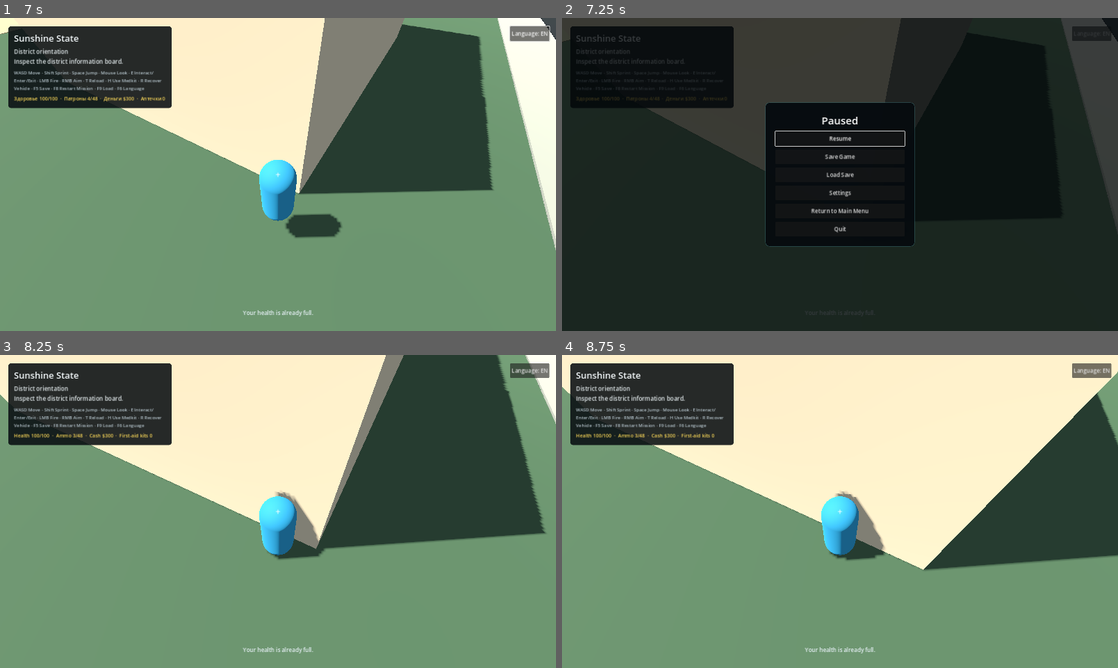
Above: before the commit, frames 1-4 (two rows, left to right).
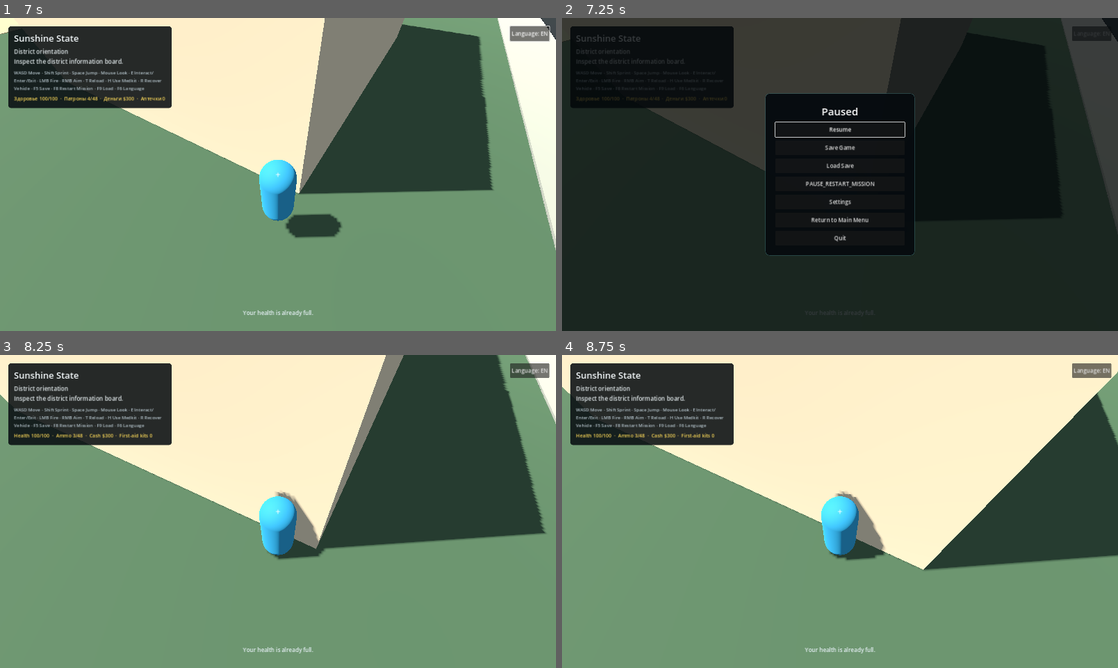
Above: after the commit, the same moments.

Repository: KenlikDev/sunshine-state
Game: Godot game, scene res://scenes/ui/main_menu.tscn
Same seed, same stepped clock (60 frames per second), same inputs: the game is played once before the commit and once after it.
Inputs (mouse positions are in pixels of both pictures, inside the frame that each line leads up to):
- Up to frame 1 (7 s): click "New Game" at 0.5 s; click "Language: EN" at 1.25 s; click "Язык: RU" at 2 s; move the mouse to (305, 174) at 2.77 s; hold Right mouse button (aim_weapon) 2.78-3.53 s; hold W (move_forward) from 2.78 s (still down); click (305, 174) at 2.92 s; move the mouse to (250, 174) at 3.52 s; click (250, 174) at 3.6 s; move the mouse to (289, 168) at 4.27 s; tap E (interact) at 4.35 s; click (289, 168) at 4.42 s; move the mouse to (272, 180) at 5.02 s; tap Shift (sprint) at 5.1 s; click (272, 180) at 5.17 s; move the mouse to (316, 177) at 5.77 s; hold F6 (toggle_language) 5.78-6.53 s; click (316, 177) at 5.92 s; tap F8 (restart_mission) at 6.4 s; move the mouse to (233, 171) at 6.52 s; tap H (use_first_aid_kit) at 6.6 s; click (233, 171) at 6.67 s; tap Space (jump) at 6.77 s
- Up to frame 2 (7.25 s): keep holding W (move_forward); tap Escape (ui_cancel) at 7.15 s
- Up to frame 3 (8.25 s): release W (move_forward) at 7.25 s; click "Resume" at 7.25 s; move the mouse to (283, 511) at 8.02 s; hold W (move_forward) from 8.03 s (still down); tap R (vehicle_recover) at 8.1 s; click (283, 511) at 8.17 s
- Up to frame 4 (8.75 s): keep holding W (move_forward)

Frame 1 is identical in both runs. In frame 2, 2.8% of the frame differs, in the area x 36-64%, y 24-76%; in frame 3, less than 0.1%; in frame 4, less than 0.1%.

Commit message:
feat: add a pause-menu action to restart the current mission

Diff:
--- a/scripts/ui/pause_menu.gd
+++ b/scripts/ui/pause_menu.gd
@@ -11,6 +11,7 @@
 var _resume_button: Button
 var _save_button: Button
 var _load_button: Button
+var _restart_mission_button: Button
 var _settings_button: Button
 var _main_menu_button: Button
 var _quit_button: Button
@@ -104,10 +105,11 @@
 	_resume_button = _make_button("ResumeButton", Callable(self, "resume_game"))
 	_save_button = _make_button("SaveButton", Callable(self, "_save_game"))
 	_load_button = _make_button("LoadButton", Callable(self, "_load_game"))
+	_restart_mission_button = _make_button("RestartMissionButton", Callable(self, "_restart_mission"))
 	_settings_button = _make_button("SettingsButton", Callable(self, "_toggle_settings"))
 	_main_menu_button = _make_button("MainMenuButton", Callable(self, "_return_to_menu"))
 	_quit_button = _make_button("QuitButton", Callable(self, "_quit_game"))
-	for button: Button in [_resume_button, _save_button, _load_button, _settings_button, _main_menu_button, _quit_button]:
+	for button: Button in [_resume_button, _save_button, _load_button, _restart_mission_button, _settings_button, _main_menu_button, _quit_button]:
 		stack.add_child(button)
 
 	_settings_center = CenterContainer.new()
@@ -259,6 +261,10 @@
 	_resume_button.text = Localization.translate_key("PAUSE_RESUME")
 	_save_button.text = Localization.translate_key("PAUSE_SAVE")
 	_load_button.text = Localization.translate_key("PAUSE_LOAD")
+	_restart_mission_button.text = Localization.translate_key("PAUSE_RESTART_MISSION")
+	var active_mission: Dictionary = MissionService.get_active_mission()
+	var mission_state: String = String(active_mission.get("state", ""))
+	_restart_mission_button.disabled = active_mission.is_empty() or not ["ACTIVE", "FAILED"].has(mission_state)
 	_settings_button.text = Localization.translate_key("MENU_SETTINGS")
 	_main_menu_button.text = Localization.translate_key("PAUSE_MAIN_MENU")
 	_quit_button.text = Localization.translate_key("MENU_QUIT")
@@ -282,6 +288,7 @@
 
 
 func open_pause_menu() -> void:
+	_refresh_texts()
 	_pause_center.visible = true
 	_settings_center.visible = false
 	_screen.visible = true
@@ -292,6 +299,18 @@
 
 
 func resume_game() -> void:
+	get_tree().paused = false
+	_screen.visible = false
+	if DisplayServer.get_name() != "headless":
+		Input.mouse_mode = Input.MOUSE_MODE_CAPTURED
+
+
+func _restart_mission() -> void:
+	if not MissionService.restart_current_mission():
+		_status_key = "MESSAGE_MISSION_RESTART_UNAVAILABLE"
+		_refresh_texts()
+		return
+	_status_key = "MESSAGE_MISSION_RESTARTED"
 	get_tree().paused = false
 	_screen.visible = false
 	if DisplayServer.get_name() != "headless":
